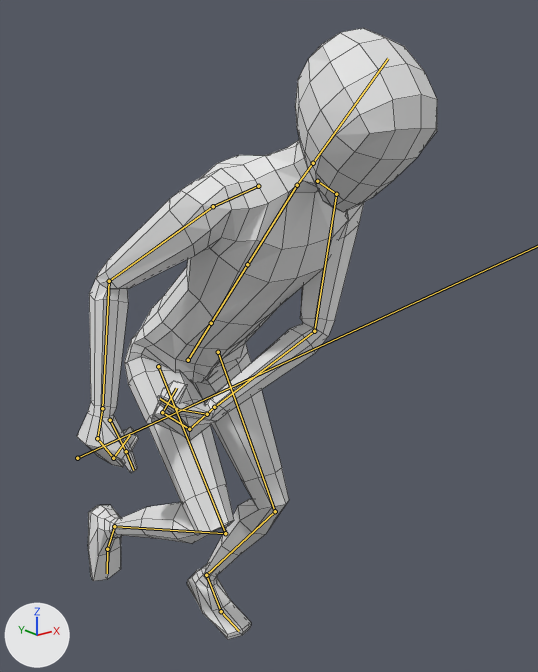
The Blender file Assets/BlenderModels/MainCharacter.blend as it was, and as the next commit left it.
Before and after are seen from a 50 mm camera at (-0.968, -1.51, 1.496) aimed at (0.055, -0.232, 0.985). Lighting does not change. The marker at lower left points along +X, +Y and +Z. Both versions are drawn at frame 12 of the action 'Run'; the numbers are the values there. The bones that bend it are drawn over the model as lines. Mesh edges are drawn as thin lines.
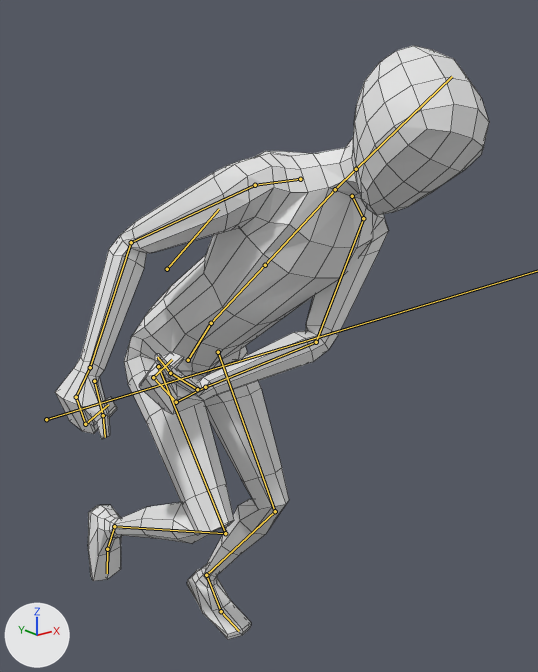
Where the change shows, as pixel boxes (x1, y1, x2, y2) in the pictures (538 x 672 px):
'Cube', posed (20% wider): before (77, 28, 437, 639); after (55, 45, 489, 639)
bone 'Spine', root to tip: before (211, 323) to (247, 264); after (211, 323) to (265, 265)

The edits, one by one:
Bone 'Spine' (bone_spine) turns from (0, 0, 0) to (1, -11, -13) degrees about its own x, y and z.
